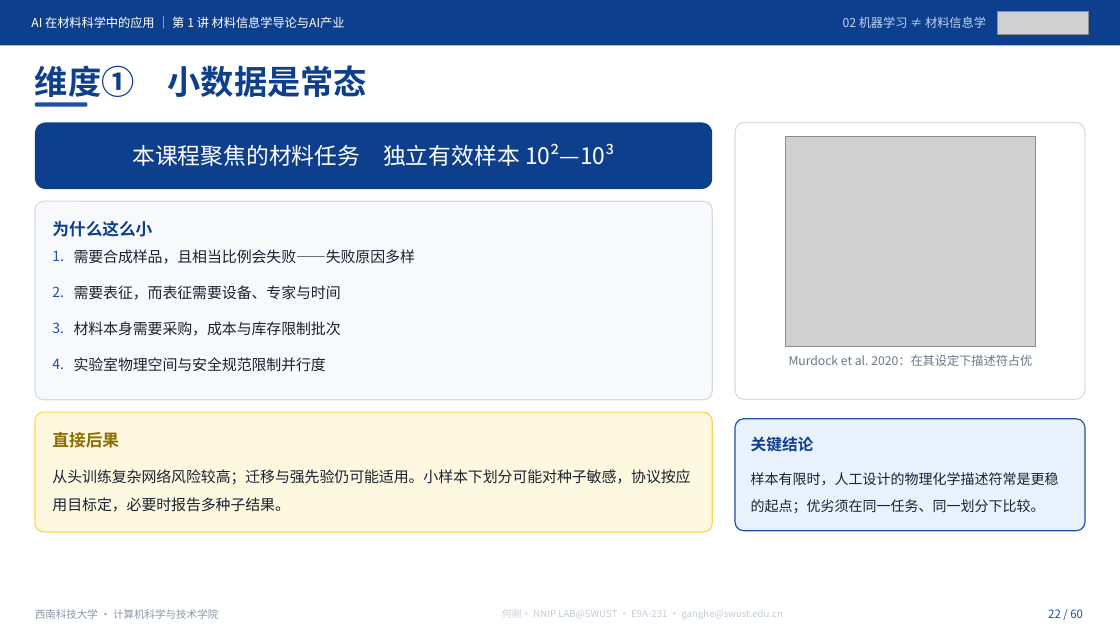
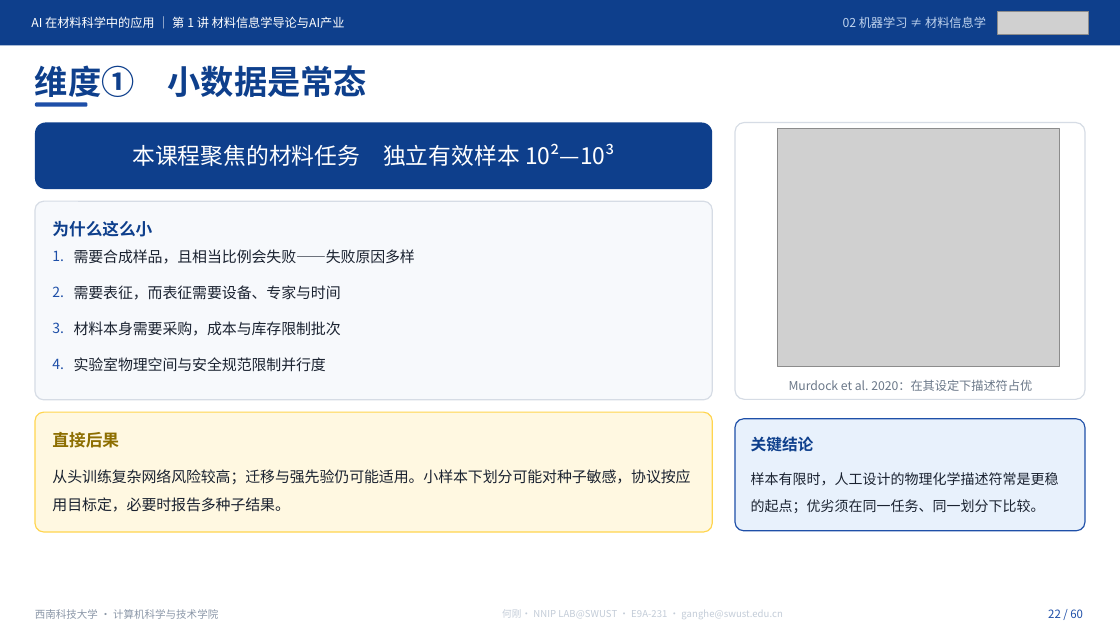
Before and after one commit to cosfrist/Applications-of-Artificial-Intelligence-in-Materials-Science-SWUST, a slide deck: slide 22 of lectures/01-材料信息学导论与AI产业/AI在材料科学中的应用-第1讲 材料信息学导论与AI产业-V5.pptx. Drawn at 1120x630 pixels with LibreOffice and Linux fonts; fonts in the diff are those of the drawing; grey boxes stand for pictures. Boxes give left, top, right and bottom in pixels: in the first picture for what was removed or moved away, otherwise in the second. Text is boxed around its words. In the diff, an @@ line names an element or a change of style, - is before the commit and + after.

```diff
--- a/lectures/01-材料信息学导论与AI产业/AI在材料科学中的应用-第1讲 材料信息学导论与AI产业-V5.pptx
+++ b/lectures/01-材料信息学导论与AI产业/AI在材料科学中的应用-第1讲 材料信息学导论与AI产业-V5.pptx
@@ picture: place and size @@
-picture at bbox=[786, 136, 1035, 346]
+picture at bbox=[777, 129, 1060, 366]
@@ text "Murdock et al. 2020：在其设定下描述符占优": place and size @@
-text "Murdock et al. 2020：在其设定下描述符占优" at bbox=[789, 355, 1032, 366]
+text "Murdock et al. 2020：在其设定下描述符占优" at bbox=[789, 380, 1032, 391]
```
Also in this commit, not shown: 11 other slides changed, 5 other files.
